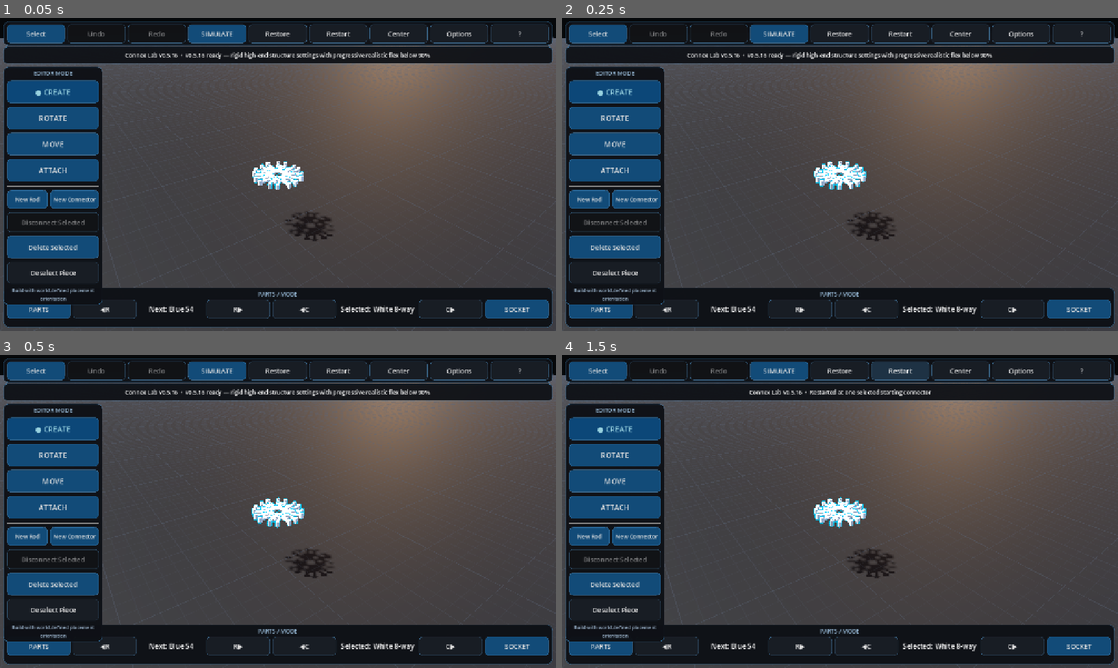
Above: before the commit, frames 1-4 (two rows, left to right).
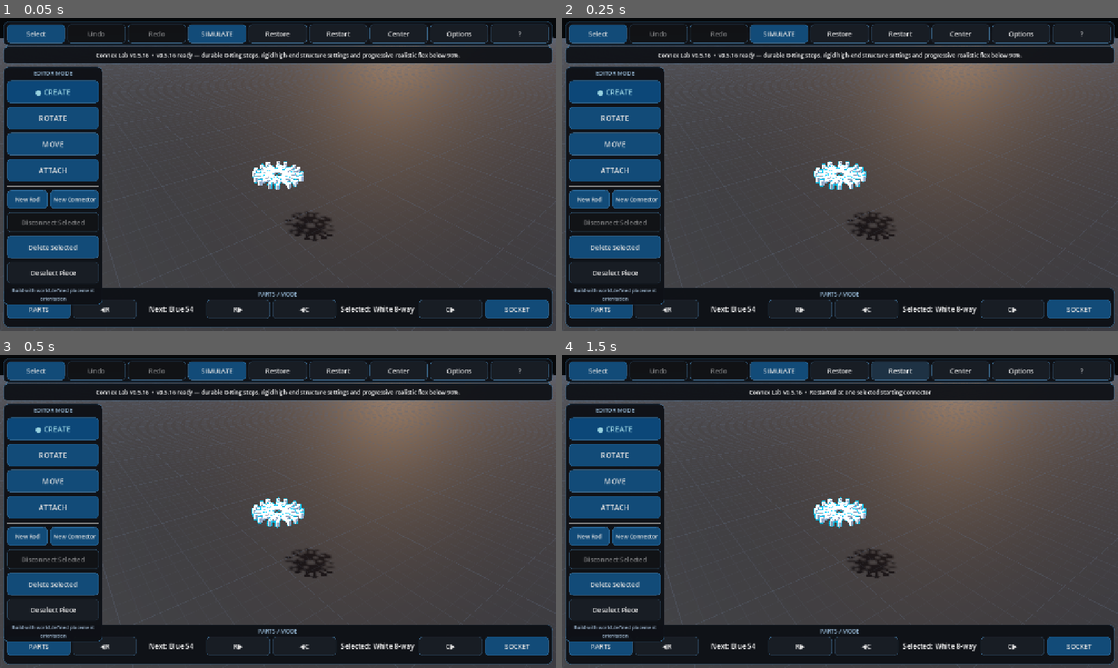
Above: after the commit, the same moments.

Repository: pixel375/connex
Game: Godot game, scene res://Main.tscn
The game is run twice, just before and just after one commit, with the same random seed, the same clock (stepped at 60 frames per second) and the same inputs.
Inputs:
- Up to frame 1 (0.05 s): no input
- Up to frame 2 (0.25 s): no input
- Up to frame 3 (0.5 s): no input
- Up to frame 4 (1.5 s): click "Restart" at 0.5 s; click "Restart" at 1.25 s

The runs differ from the first frame. In frame 1, 0.7% of the frame differs, in the area x 17-83%, y 10-14%; in frame 2, 0.7%; in frame 3, 0.7%; in frame 4, nothing differs.

Commit message:
Keep ranked axle stop floors outside physical hub overlap

Diff:
--- a/scripts/main_v073.gd
+++ b/scripts/main_v073.gd
@@ -3,13 +3,14 @@
 const VERSION_073 := "0.5.16"
 const STRUCTURE_FLEX_CURVE_POWER_V073 := 1.75
 const STRUCTURE_FLEX_RIGID_THRESHOLD_V073 := 90.0
+const AXLE_HUB_PHYSICAL_SPACING_V073 := 0.64
 
 
 func _ready() -> void:
 	super._ready()
 	if update_status_v021 != null:
 		_set_update_status_v021("Current version: v%s" % VERSION_073)
-	_status("v0.5.16 ready — rigid high-end structure settings with progressive realistic flex below 90%.")
+	_status("v0.5.16 ready — durable O-Ring stops, rigid high-end structure settings and progressive realistic flex below 90%.")
 
 
 func _status(text: String) -> void:
@@ -21,8 +22,8 @@
 	var rigidity: float = clampf(physics_structure_rigidity_v066, 0.0, 100.0)
 	# Jolt treats a tiny non-zero angular allowance as a materially different
 	# constraint from a true fixed joint. Keep the upper end exactly rigid so the
-	# default 92% physics remains as stable as the original fixed construction,
-	# then ramp compliance progressively through the lower slider range.
+	# default 92% physics remains stable, then ramp compliance through the lower
+	# slider range where the user actually wants visible structure flex.
 	if rigidity >= STRUCTURE_FLEX_RIGID_THRESHOLD_V073:
 		return 0.0
 	var flexible01: float = 1.0 - rigidity / STRUCTURE_FLEX_RIGID_THRESHOLD_V073
@@ -32,3 +33,114 @@
 
 func _structure_flex_angle_deg_v066() -> float:
 	return rad_to_deg(_structure_flex_angle_rad_v066())
+
+
+# v0.5.16 originally ranked adjacent axle-stop floors 0.56 units apart while a
+# connector's physical thickness along the axle is 0.60. Two falling hubs could
+# therefore be constrained into permanent collider overlap and Jolt would inject
+# energy trying to separate them. Use a small non-overlap margin instead. If a
+# segment is physically too short to fit all hubs at that spacing, only its outer
+# hubs own the O-Ring/rod-end boundaries and ordinary hub collision stacks the
+# interior hubs; manufacturing impossible overlapping floors is never allowed.
+func _build_axle_stop_ranges_v070() -> void:
+	axle_stop_ranges_v070.clear()
+	_rebuild_connection_graph_v020()
+	var groups: Dictionary = {}
+	for record_value in connections_v020:
+		var record := record_value as Dictionary
+		if str(record.get("kind", "")) != "axle":
+			continue
+		var connector := record.get("connector") as RigidBody3D
+		var rod := record.get("rod") as RigidBody3D
+		if not is_instance_valid(connector) or not is_instance_valid(rod):
+			continue
+		var key: int = rod.get_instance_id()
+		var group: Dictionary = groups.get(key, {"rod": rod, "axles": [], "rings": []}) as Dictionary
+		var axles: Array = group.get("axles", []) as Array
+		axles.append({"connector": connector, "uid": int(record.get("uid", -1)), "initial": _rod_local_along_v070(connector, rod)})
+		group["axles"] = axles
+		groups[key] = group
+
+	for follower_value in o_ring_followers_v068:
+		var follower := follower_value as Dictionary
+		var ring := follower.get("ring") as RigidBody3D
+		var rod := follower.get("rod") as RigidBody3D
+		if not is_instance_valid(ring) or not is_instance_valid(rod):
+			continue
+		var key: int = rod.get_instance_id()
+		if not groups.has(key):
+			continue
+		var group: Dictionary = groups[key] as Dictionary
+		var rings: Array = group.get("rings", []) as Array
+		rings.append(_rod_local_along_v070(ring, rod))
+		group["rings"] = rings
+		groups[key] = group
+
+	for key_value in groups.keys():
+		var group: Dictionary = groups[key_value] as Dictionary
+		var rod := group.get("rod") as RigidBody3D
+		if not is_instance_valid(rod):
+			continue
+		var rings: Array = group.get("rings", []) as Array
+		rings.sort()
+		var by_segment: Dictionary = {}
+		for axle_value in group.get("axles", []) as Array:
+			var axle := axle_value as Dictionary
+			var initial: float = float(axle.get("initial", 0.0))
+			var segment := 0
+			for ring_value in rings:
+				if float(ring_value) < initial:
+					segment += 1
+			var segment_axles: Array = by_segment.get(segment, []) as Array
+			segment_axles.append(axle)
+			by_segment[segment] = segment_axles
+
+		var rod_half: float = maxf(AXLE_CONNECTOR_HALF_V070, float(rod.get_meta("visual_length", 0.0)) * 0.5)
+		for segment_value in by_segment.keys():
+			var segment: int = int(segment_value)
+			var segment_axles: Array = by_segment[segment] as Array
+			segment_axles.sort_custom(func(a: Dictionary, b: Dictionary) -> bool: return float(a.get("initial", 0.0)) < float(b.get("initial", 0.0)))
+			if segment_axles.is_empty():
+				continue
+			var base_lower: float = -rod_half + AXLE_CONNECTOR_HALF_V070
+			var base_upper: float = rod_half - AXLE_CONNECTOR_HALF_V070
+			if segment > 0:
+				base_lower = float(rings[segment - 1]) + O_RING_AXLE_CLEARANCE_V070
+			if segment < rings.size():
+				base_upper = float(rings[segment]) - O_RING_AXLE_CLEARANCE_V070
+			if base_lower > base_upper:
+				var midpoint: float = (base_lower + base_upper) * 0.5
+				base_lower = midpoint
+				base_upper = midpoint
+
+			var n: int = segment_axles.size()
+			var required_width: float = AXLE_HUB_PHYSICAL_SPACING_V073 * float(maxi(0, n - 1))
+			var ranked_floors_fit: bool = base_upper - base_lower + 0.0001 >= required_width
+			for i in range(n):
+				var axle := segment_axles[i] as Dictionary
+				var initial: float = float(axle.get("initial", 0.0))
+				var lower: float
+				var upper: float
+				if ranked_floors_fit:
+					lower = base_lower + AXLE_HUB_PHYSICAL_SPACING_V073 * float(i)
+					upper = base_upper - AXLE_HUB_PHYSICAL_SPACING_V073 * float(n - 1 - i)
+					# Preserve an already-valid BUILD pose without an immediate artificial
+					# correction; future travel still cannot be driven into overlap.
+					lower = minf(lower, initial)
+					upper = maxf(upper, initial)
+				else:
+					lower = base_lower if i == 0 else -INF
+					upper = base_upper if i == n - 1 else INF
+				axle_stop_ranges_v070.append({
+					"connector": axle.get("connector"),
+					"rod": rod,
+					"uid": int(axle.get("uid", -1)),
+					"lower": lower,
+					"upper": upper,
+					"ring_count": rings.size(),
+					"segment": segment,
+					"segment_index": i,
+					"segment_size": n,
+					"stack_spacing_v072": AXLE_HUB_PHYSICAL_SPACING_V073 if ranked_floors_fit else 0.0,
+					"ranked_floors_fit_v073": ranked_floors_fit,
+				})
